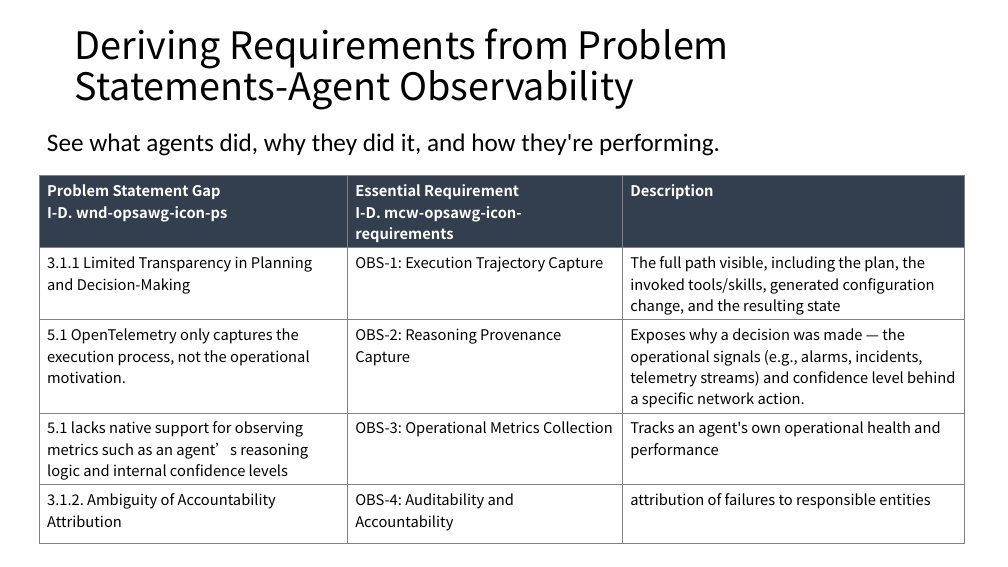
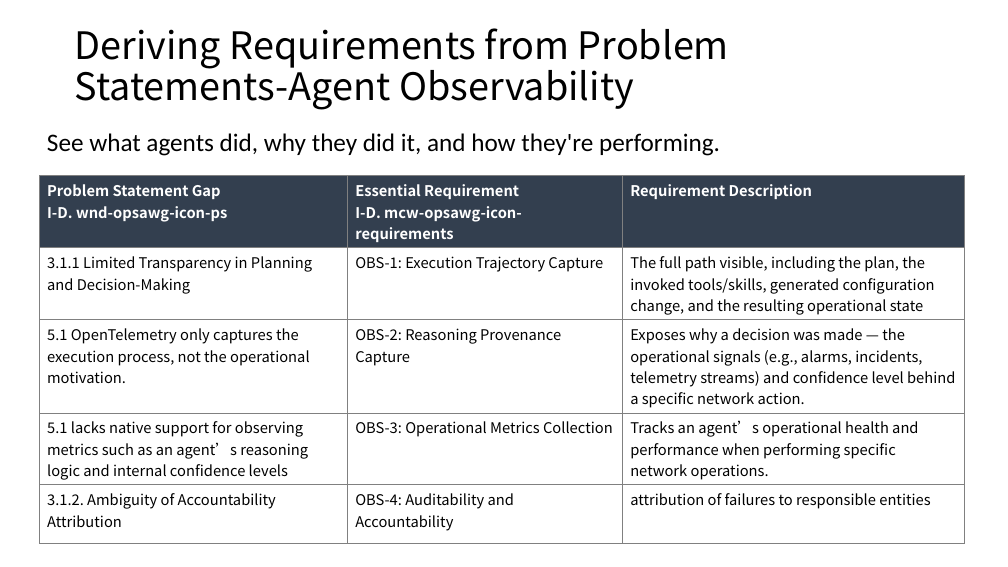
Before and after one commit to QiufangMa/AgentImpact2YANG, a slide deck: slide 4 of Side Meetings/ICON-requirements.pptx. Drawn at 1008x567 pixels with LibreOffice and Linux fonts; fonts in the diff are those of the drawing. Boxes give left, top, right and bottom in pixels: in the first picture for what was removed or moved away, otherwise in the second. Text is boxed around its words. In the diff, an @@ line names an element or a change of style, - is before the commit and + after.

```diff
--- a/Side Meetings/ICON-requirements.pptx
+++ b/Side Meetings/ICON-requirements.pptx
@@ table at [39,176,964,535] @@
-row 1, column 3: Description
+row 1, column 3: Requirement Description
-row 2, column 3: The full path visible, including the plan, the invoked tools/skills, generated configuration change, and the resulting state
+row 2, column 3: The full path visible, including the plan, the invoked tools/skills, generated configuration change, and the resulting operational state
-row 4, column 3: Tracks an agent's own operational health and performance
+row 4, column 3: Tracks an agent’s operational health and performance when performing specific network operations.
```
Also in this commit, not shown: 2 other slides changed.
